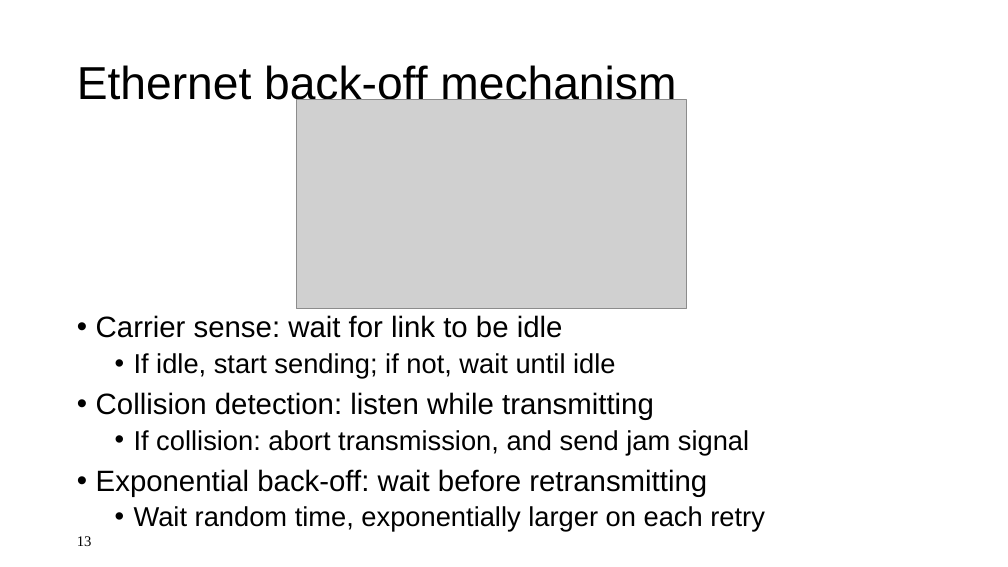
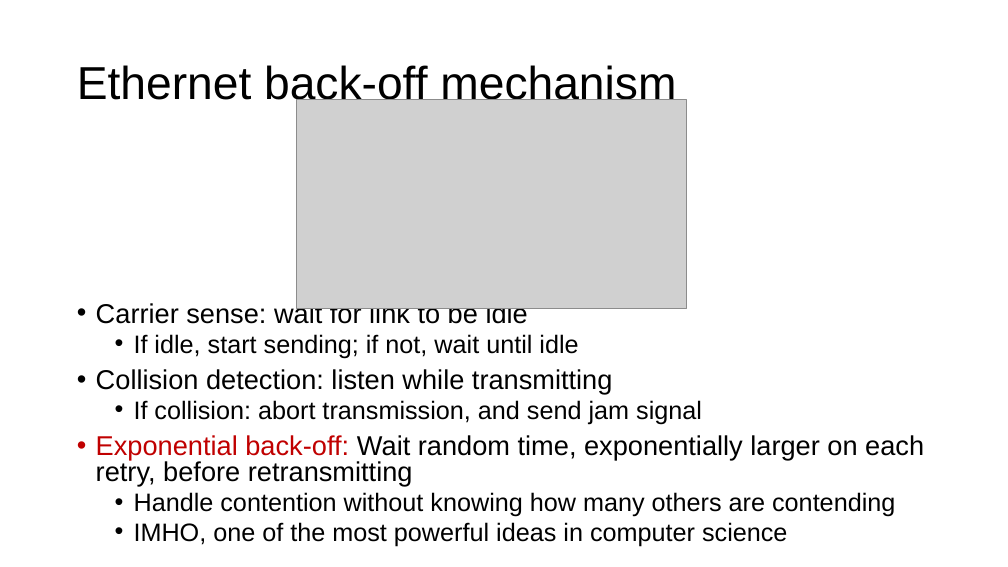
Before and after one commit to ngsrinivas/coursegen, a slide deck: slide 12 of ex/552-F20/staging/552-F20/lectures/06-endpoint.pptx (slide 13 before the commit). Drawn at 1008x567 pixels with LibreOffice and Linux fonts; fonts in the diff are those of the drawing; grey boxes stand for pictures. Boxes give left, top, right and bottom in pixels: in the first picture for what was removed or moved away, otherwise in the second. Text is boxed around its words. In the diff, an @@ line names an element or a change of style, - is before the commit and + after.

Commit message:
Add lecture content, reorg dates

```diff
--- a/ex/552-F20/staging/552-F20/lectures/06-endpoint.pptx
+++ b/ex/552-F20/staging/552-F20/lectures/06-endpoint.pptx
@@ text "Carrier sense: wait for link ...": place and size @@
-text "Carrier sense: wait for link ..." at [96,315,765,531]
+text "Carrier sense: wait for link ..." at [96,302,924,546]
@@ text at [96,302,702,425]: size 28 to 25.9 pt in "Carrier sense: wait for link to be ...", "Collision detection: listen while transmitting"; size 26 to 24.1 pt in "If idle, start sending; if not, wait ...", "If collision: abort transmission, and send jam ..."; line spacing 0.9 to 0.8 @@
@@ text at [96,435,924,546]: text changed; size 26 to 24.1 pt @@
-• Exponential back-off: wait before retransmitting
-  • Wait random time, exponentially larger on each retry
+• Exponential back-off: Wait random time, exponentially larger on each retry, before retransmitting
+  • Handle contention without knowing how many others are contending
+  • IMHO, one of the most powerful ideas in computer science
@@ page number removed at [77,536,92,546] @@
-13
```
Also in this commit, not shown: 8 other slides changed, 1 slide removed, 3 other files.
